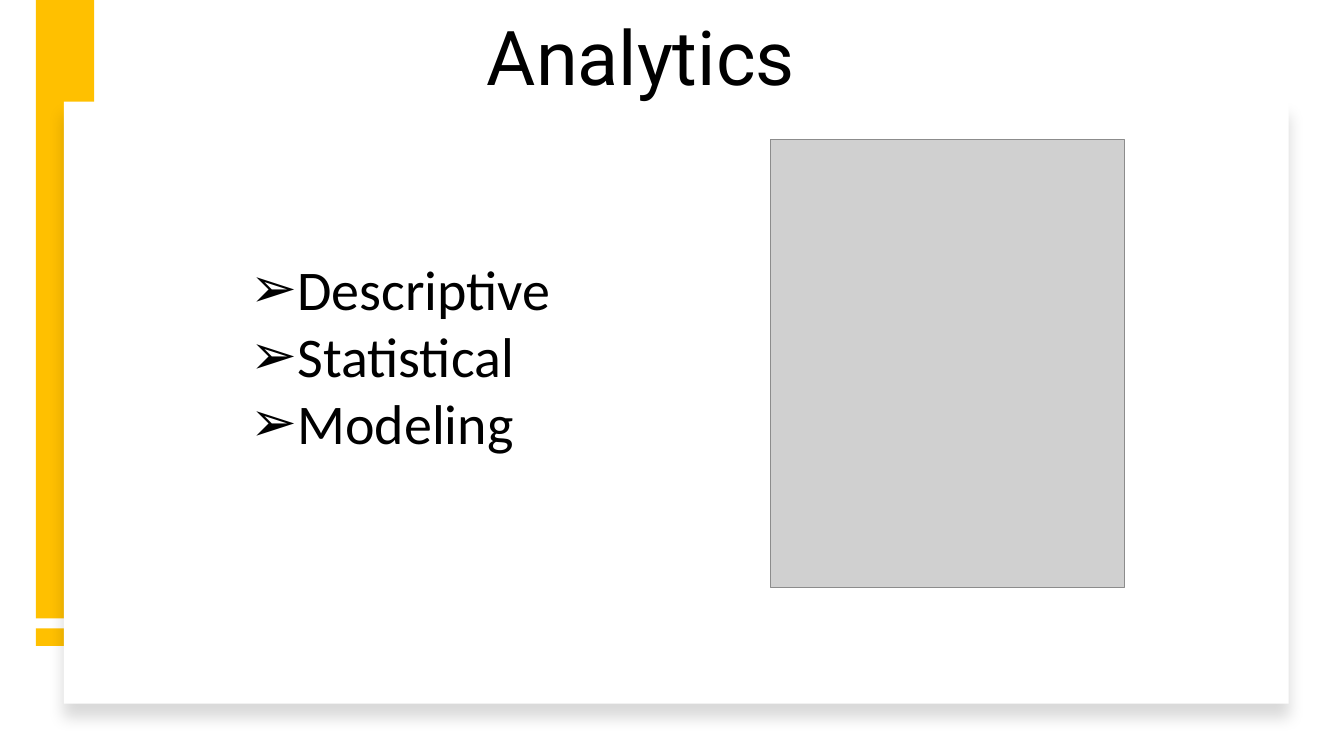
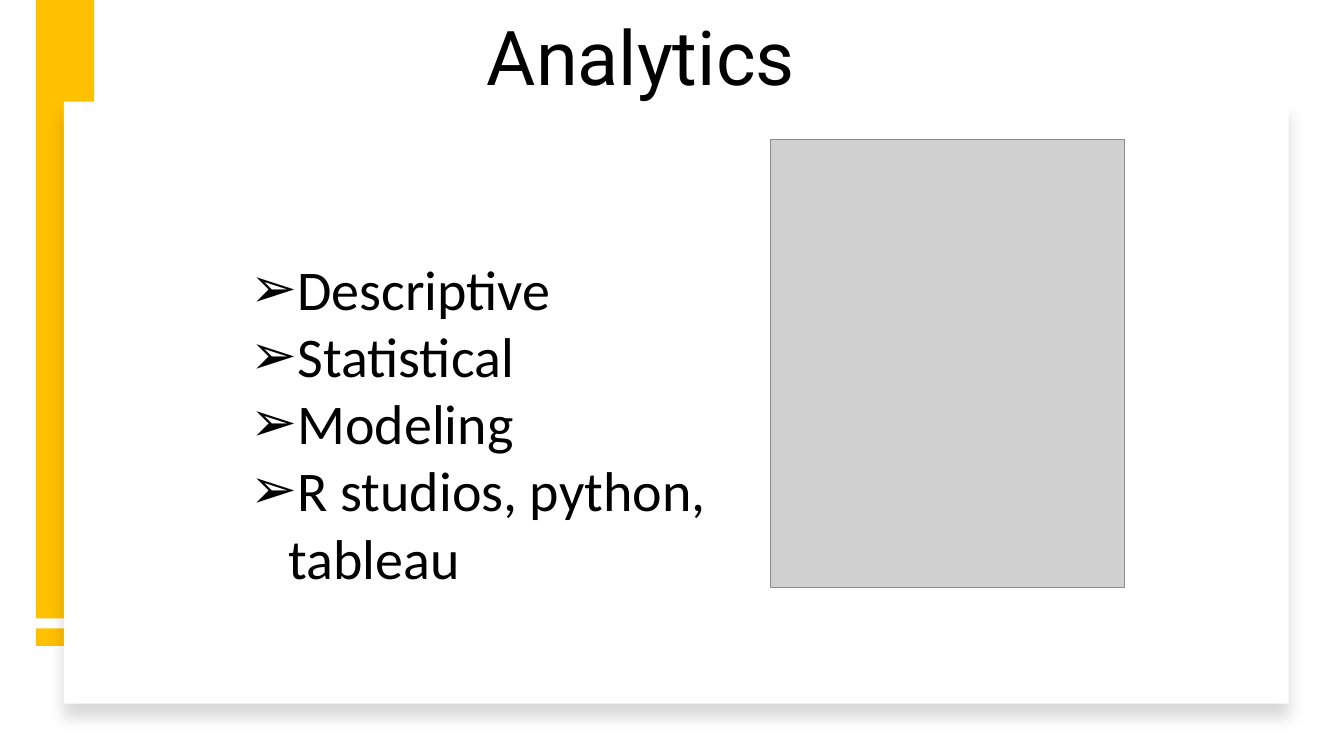
Before and after one commit to Mt122606/Curous-Conquers-, a slide deck: slide 8 of CuriousConquersProject/ProjectPowerpoint1 (1).pptx. Drawn at 1344x756 pixels with LibreOffice and Linux fonts; fonts in the diff are those of the drawing; grey boxes stand for pictures. Boxes give left, top, right and bottom in pixels: in the first picture for what was removed or moved away, otherwise in the second. Text is boxed around its words. In the diff, an @@ line names an element or a change of style, - is before the commit and + after.

```diff
--- a/CuriousConquersProject/ProjectPowerpoint1 (1).pptx
+++ b/CuriousConquersProject/ProjectPowerpoint1 (1).pptx
@@ text at [289,472,706,580]: paragraph added @@
+➢ R studios, python, tableau
```
Also in this commit, not shown: 5 other slides changed, 2 slides added, 2 slides removed, 1 other file.
